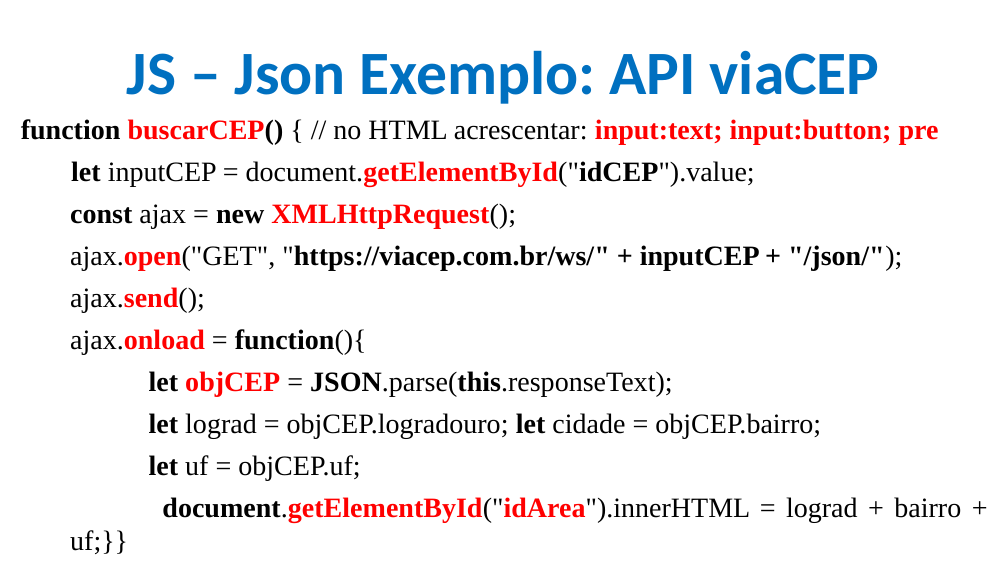
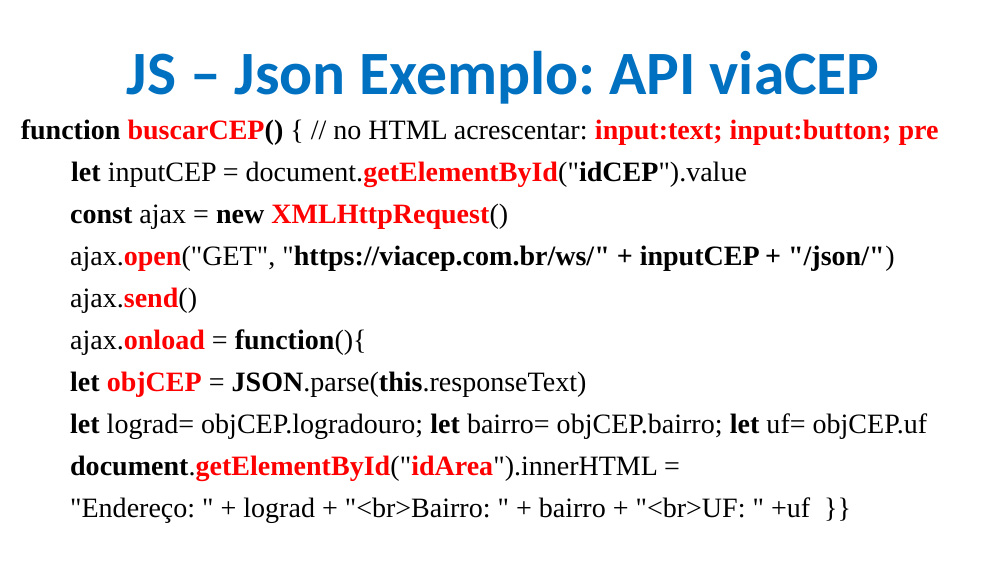
Before and after one commit to CloudEducationBrazil/WydenDesenvolvimentoWebPHP, a slide deck: slide 34 of 01 Classes/Aula 10 Desenvolvimento Web PHP - JS.pptx. Drawn at 1008x567 pixels with LibreOffice and Linux fonts; fonts in the diff are those of the drawing; background and template pictures are left out. Boxes give left, top, right and bottom in pixels: in the first picture for what was removed or moved away, otherwise in the second. Text is boxed around its words. In the diff, an @@ line names an element or a change of style, - is before the commit and + after.

Commit message:
PHP API viaCEP 30/10/2024 2024.2

```diff
--- a/01 Classes/Aula 10 Desenvolvimento Web PHP - JS.pptx
+++ b/01 Classes/Aula 10 Desenvolvimento Web PHP - JS.pptx
@@ text at [70, 161, 895, 312]: text changed @@
-let inputCEP = document.getElementById("idCEP").value;
-  const ajax = new XMLHttpRequest();
-  ajax.open("GET", "https://viacep.com.br/ws/" + inputCEP + "/json/");
-  ajax.send();
+let inputCEP = document.getElementById("idCEP").value
+  const ajax = new XMLHttpRequest()
+  ajax.open("GET", "https://viacep.com.br/ws/" + inputCEP + "/json/")
+  ajax.send()
@@ text at [70, 371, 927, 522]: text changed @@
-  let objCEP = JSON.parse(this.responseText);
-  let lograd = objCEP.logradouro; let cidade = objCEP.bairro;
-  let uf = objCEP.uf;
-  document.getElementById("idArea").innerHTML = lograd + bairro + uf;}}
+  let objCEP = JSON.parse(this.responseText)
+  let lograd= objCEP.logradouro; let bairro= objCEP.bairro; let uf= objCEP.uf
+  document.getElementById("idArea").innerHTML =
+  "Endereço: " + lograd + "<br>Bairro: " + bairro + "<br>UF: " +uf }}
```
Also in this commit, not shown: 2 other slides changed.
